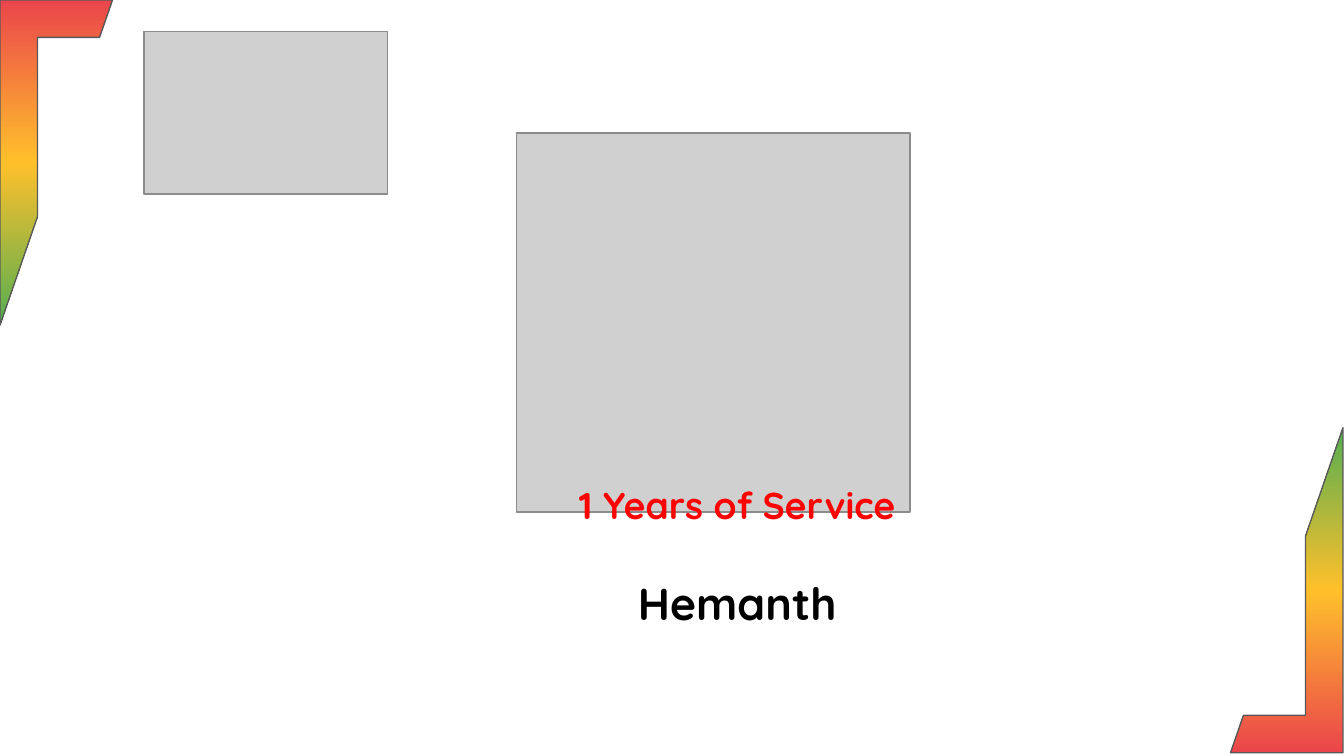
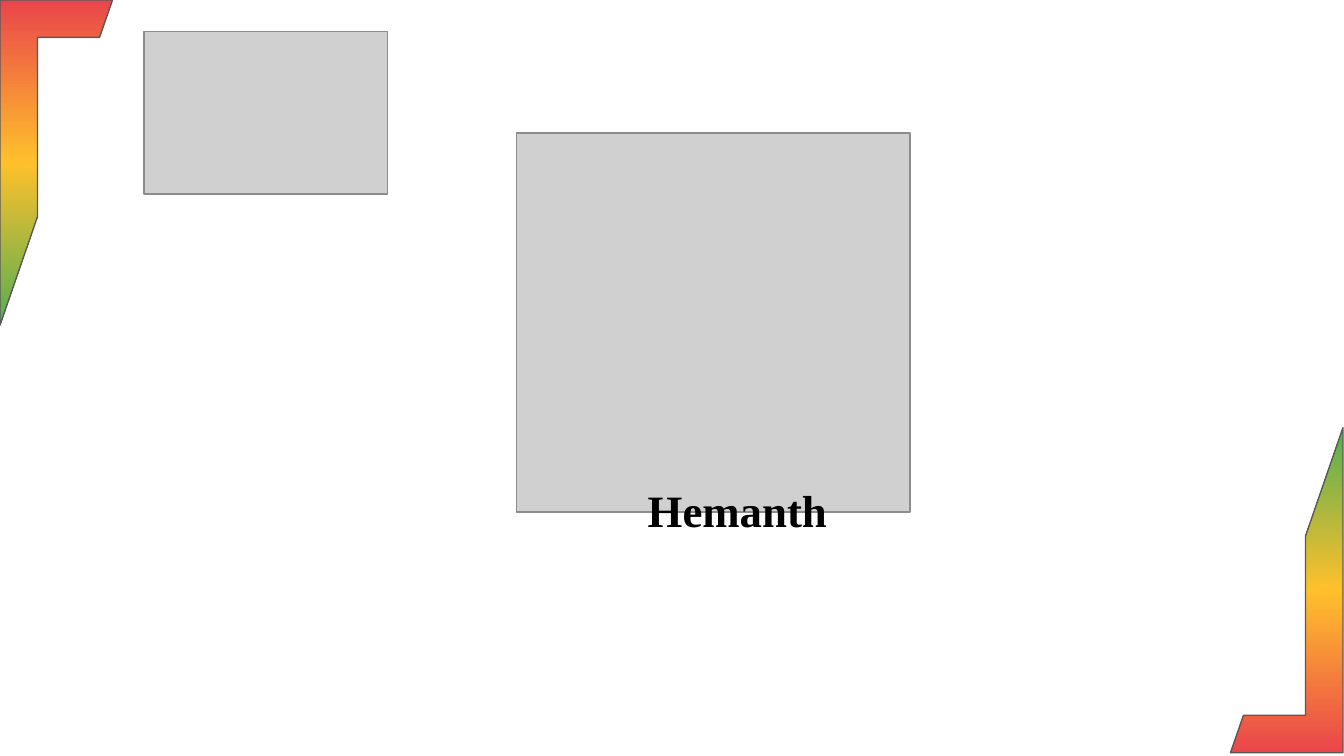
Before and after one commit to Harisudhan23/HR-automation-UI, a slide deck: slide 1 of media/Final_Anniversary_Presentation.pptx. Drawn at 1344x756 pixels with LibreOffice and Linux fonts; fonts in the diff are those of the drawing; grey boxes stand for pictures; background and template pictures are left out. Boxes give left, top, right and bottom in pixels: in the first picture for what was removed or moved away, otherwise in the second. Text is boxed around its words. In the diff, an @@ line names an element or a change of style, - is before the commit and + after.

```diff
--- a/media/Final_Anniversary_Presentation.pptx
+++ b/media/Final_Anniversary_Presentation.pptx
@@ text "Hemanth": place and size @@
-text "Hemanth" at (638,587,837,621)
+text "Hemanth" at (648,496,827,536)
@@ text "Hemanth" at (648,496,827,536): font Quicksand to Times New Roman @@
@@ text removed at (579,481,896,531) @@
-1 Years of Service
```
Also in this commit, not shown: 11 other slides changed, 11 other files.
